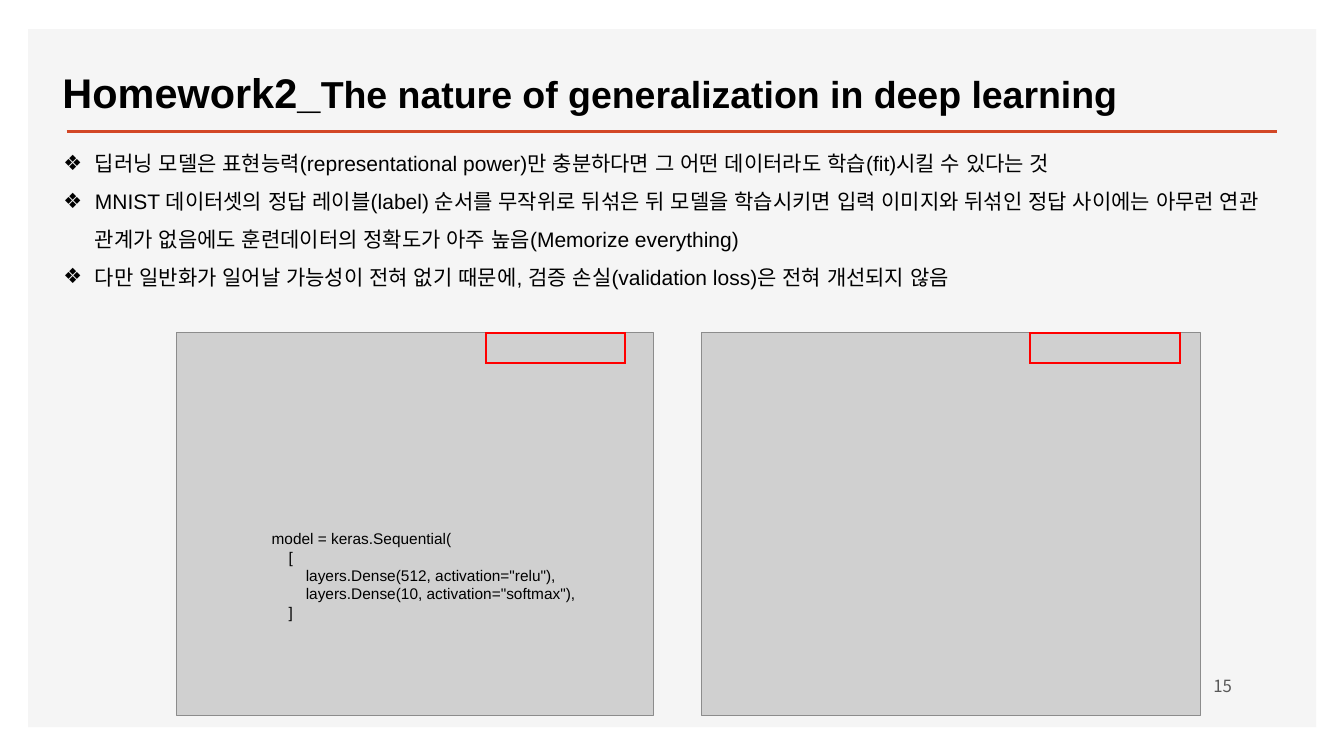
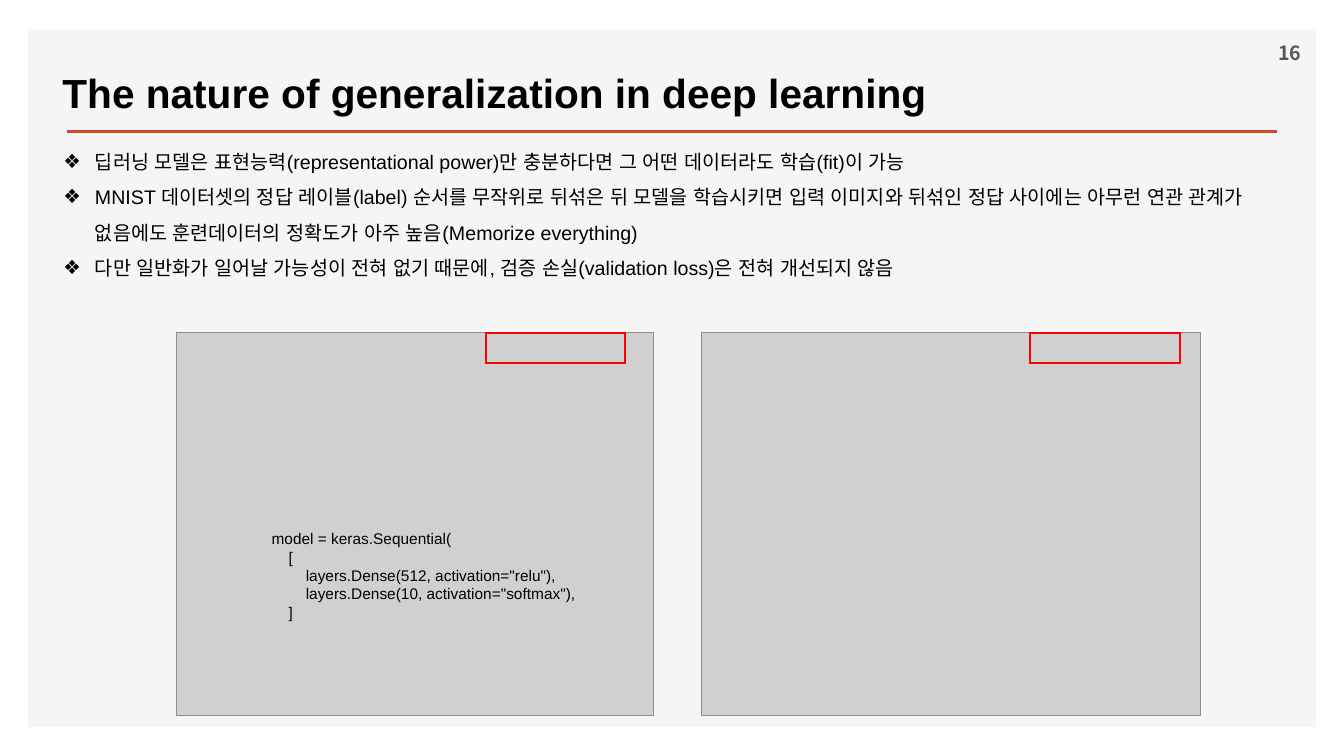
Before and after one commit to ancestor9/2026_Fall_Deep-Learning-with-Python, a slide deck: slide 16 of Chapter 05 Fundamentals of machine learning.pptx (slide 15 before the commit). Drawn at 1344x756 pixels with LibreOffice and Linux fonts; fonts in the diff are those of the drawing; grey boxes stand for pictures; background and template pictures are left out. Boxes give left, top, right and bottom in pixels: in the first picture for what was removed or moved away, otherwise in the second. Text is boxed around its words. In the diff, an @@ line names an element or a change of style, - is before the commit and + after.

```diff
--- a/Chapter 05 Fundamentals of machine learning.pptx
+++ b/Chapter 05 Fundamentals of machine learning.pptx
@@ page number added at <box>1278,45,1301,60</box>, 14 pt, text #595959, bold @@
+16
@@ text at <box>62,78,926,116</box>: text changed; size 26.8 to 29 pt @@
-Homework2_The nature of generalization in deep learning
+The nature of generalization in deep learning
@@ text at <box>95,152,905,173</box>: text changed; size 15 to 14 pt @@
-❖ 딥러닝 모델은 표현능력(representational power)만 충분하다면 그 어떤 데이터라도 학습(fit)시킬 수 있다는 것
+❖ 딥러닝 모델은 표현능력(representational power)만 충분하다면 그 어떤 데이터라도 학습(fit)이 가능
@@ text at <box>95,187,1243,279</box>: size 15 to 14 pt in "MNIST 데이터셋의 정답 레이블(label) 순서를 무작위로 뒤섞은 ...", "다만 일반화가 일어날 가능성이 전혀 없기 때문에, ..." @@
@@ page number removed at <box>1213,679,1232,692</box> @@
-15
```
Also in this commit, not shown: 33 other slides changed, 2 slides added, 1 slide removed.
